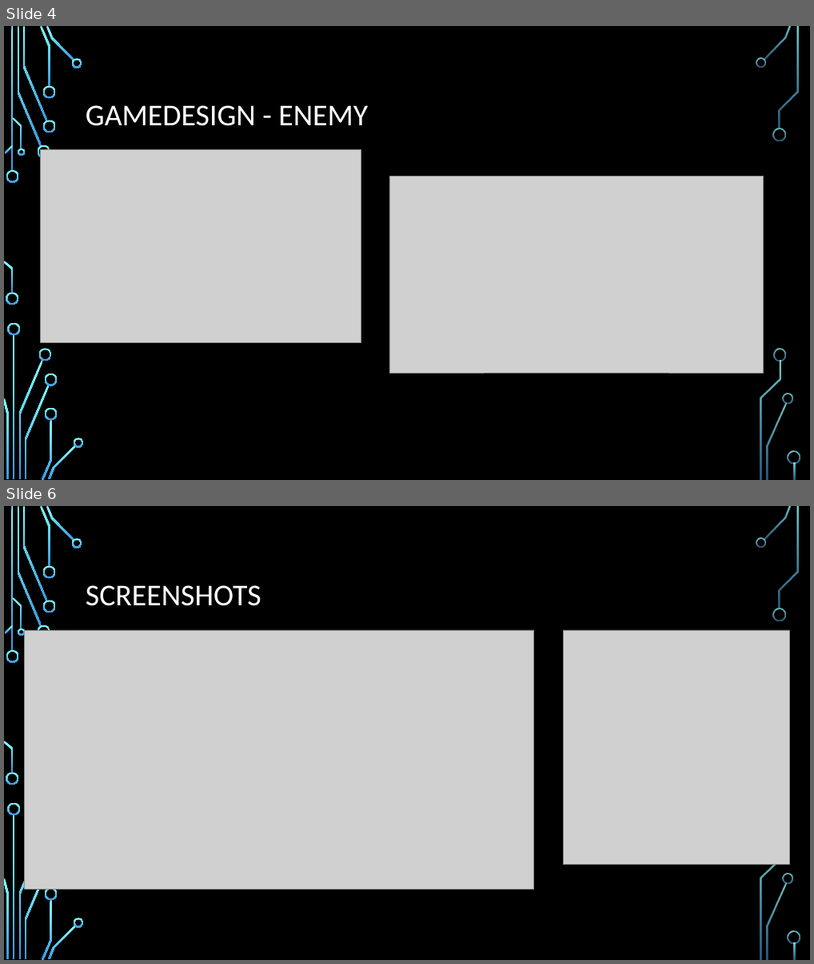
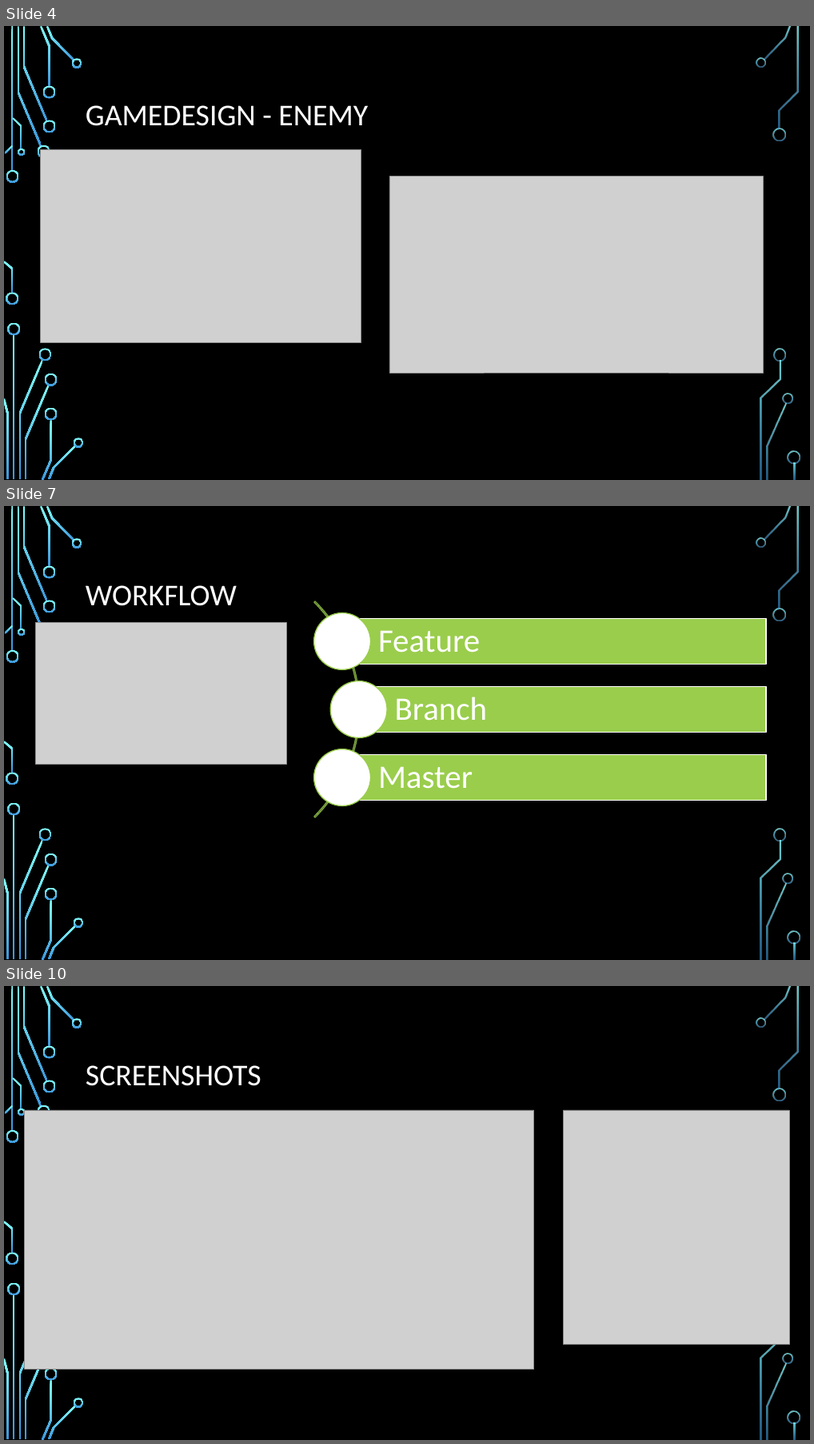
Before and after one commit to gamagora-rushup/rushup, a slide deck: Docs/Rushup.pptx. Shown one above the other, each under a label of ours: slides 4 and 6 before the commit, slides 4, 7 and 10 after it; the slides between them are not shown. The pictures are 814x964 and 814x1444 pixels, drawn with LibreOffice and Linux fonts; fonts in the diff are those of the drawing; grey boxes stand for pictures; background and template pictures are left out. Boxes give left, top, right and bottom in pixels: in the first picture for what was removed or moved away, otherwise in the second. Text is boxed around its words. In the diff, an @@ line names an element or a change of style, - is before the commit and + after.

```diff
--- a/Docs/Rushup.pptx
+++ b/Docs/Rushup.pptx
@@ slide 7 added at (x1=4, y1=506, x2=810, y2=960), background picture (left out); not listed: 35 template elements that a slide beside it also shows @@
@@ title added at (x1=86, y1=585, x2=237, y2=606), 36 pt, text #FFFFFF @@
+WORKFLOW
@@ picture added at (x1=35, y1=623, x2=286, y2=764) @@
@@ group added at (x1=54, y1=556, x2=767, y2=862): 3 rectangles, 3 texts, 3 ellipses, 1 arch (boxed as its full ring) @@
+Feature
+Branch
+Master
@@ what was slide 6 is now slide 10 @@
```
Also in this commit, not shown: 1 slide changed, 3 other slides added.
